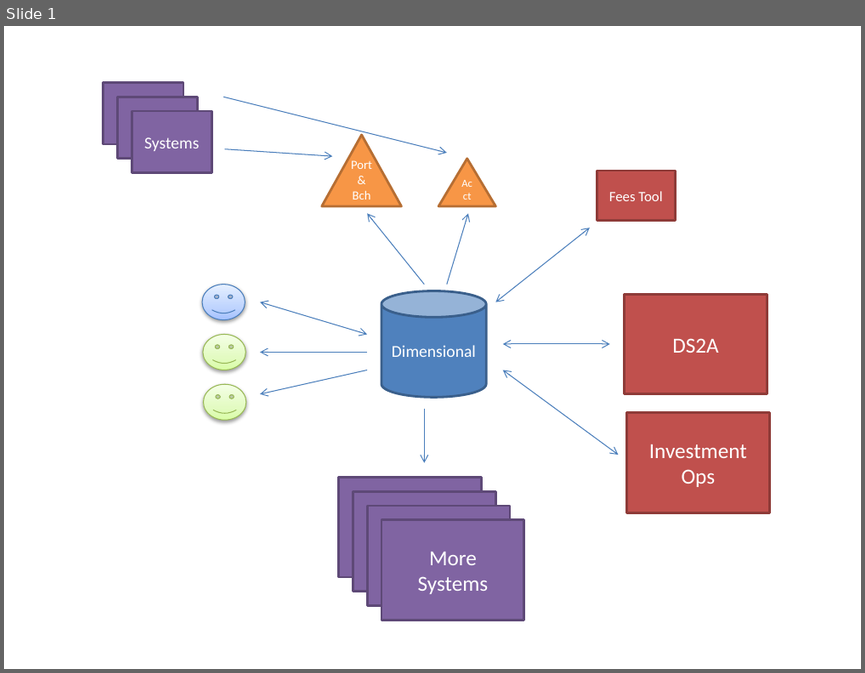
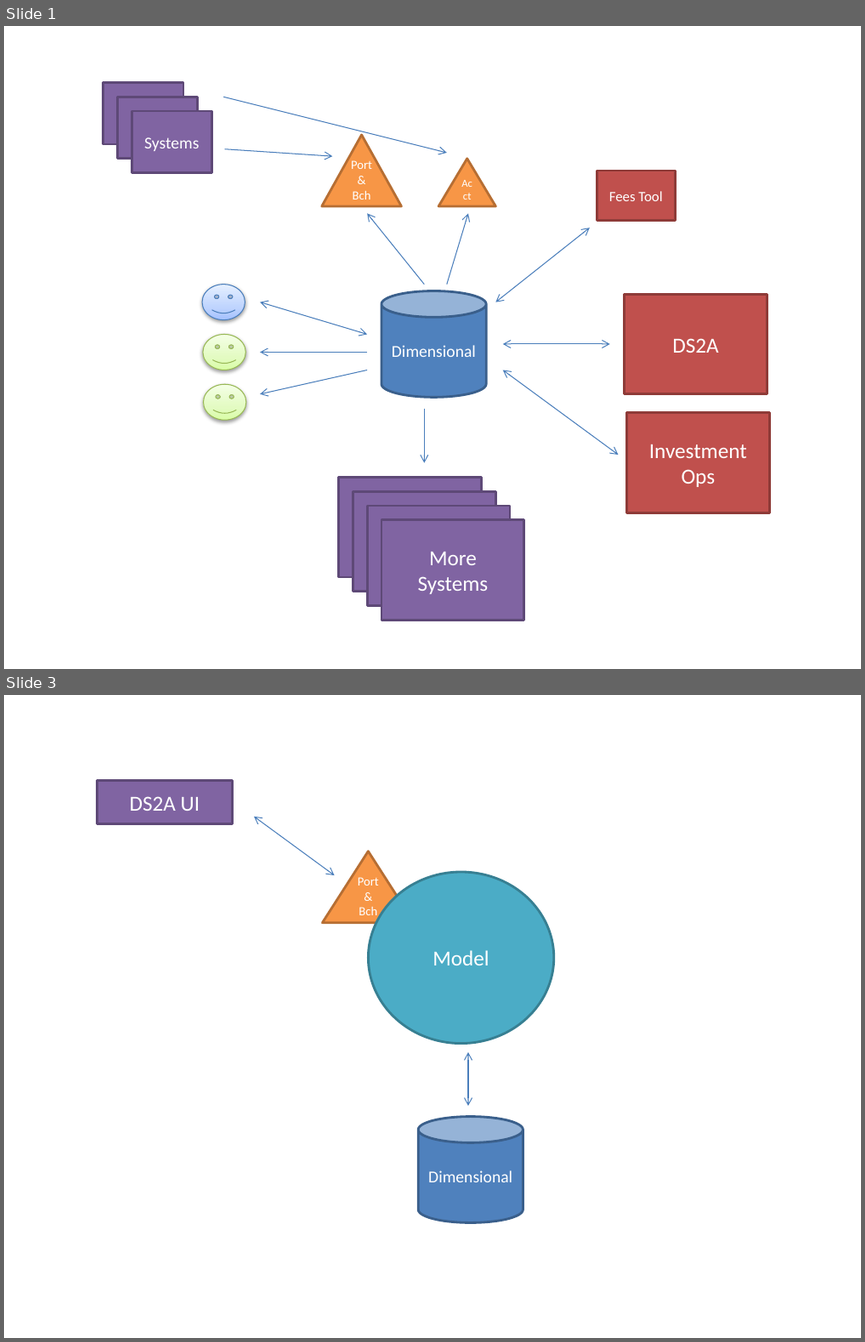
Before and after one commit to linus123/linus123.github.io, a slide deck: docs/Ds2Rewrite.pptx. Shown one above the other, each under a label of ours: slide 1 before the commit, slides 1 and 3 after it; the slides between them are not shown. The pictures are 865x673 and 865x1342 pixels, drawn with LibreOffice and Linux fonts; fonts in the diff are those of the drawing. Boxes give left, top, right and bottom in pixels: in the first picture for what was removed or moved away, otherwise in the second. Text is boxed around its words. In the diff, an @@ line names an element or a change of style, - is before the commit and + after.

```diff
--- a/docs/Ds2Rewrite.pptx
+++ b/docs/Ds2Rewrite.pptx
@@ slide 3 added at box(4, 695, 861, 1338), background #FFFFFF @@
@@ rectangle added at box(97, 781, 232, 823), fill #8064A2, outline #5F4A78 2 pt, 18 pt, text #FFFFFF @@
+DS2A UI
@@ double arrow added from (254, 817) to (334, 875), #4B7EBC 0.75 pt @@
@@ triangle added at box(323, 851, 415, 922), fill #F79646, outline #B76F34 2 pt, 10.5 pt, text #FFFFFF @@
+Port & Bch
@@ ellipse added at box(368, 872, 554, 1043), fill #4BACC6, outline #377F92 2 pt, 18 pt, text #FFFFFF @@
+Model
@@ double arrow added from (468, 1052) to (468, 1106), #4B7EBC 0.75 pt @@
@@ cylinder added at box(418, 1117, 522, 1223), fill #4F81BD, outline #3A5F8C 2 pt, 14 pt, text #FFFFFF @@
+Dimensional
```
Also in this commit, not shown: 2 slides changed, 1 other slide added, 8 other files.
